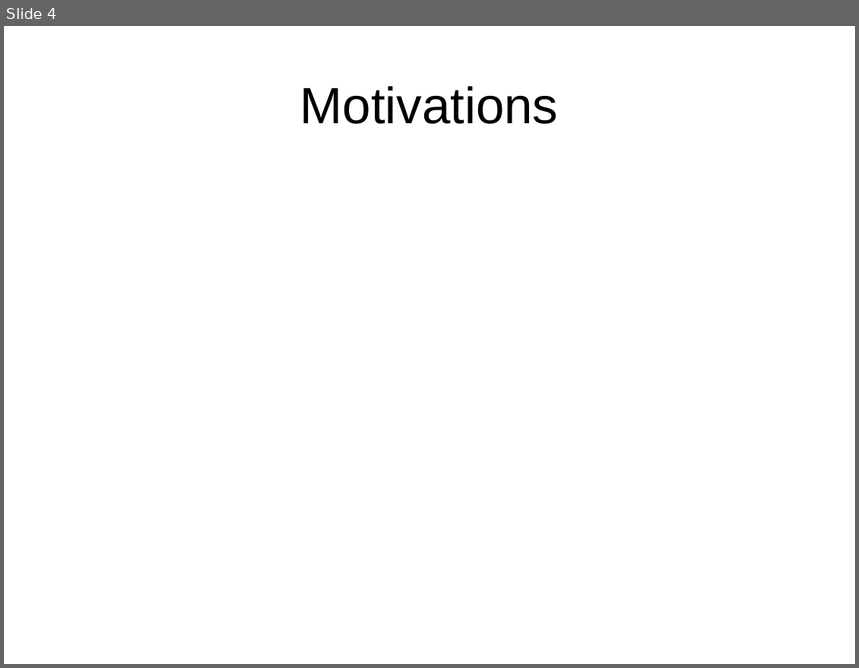
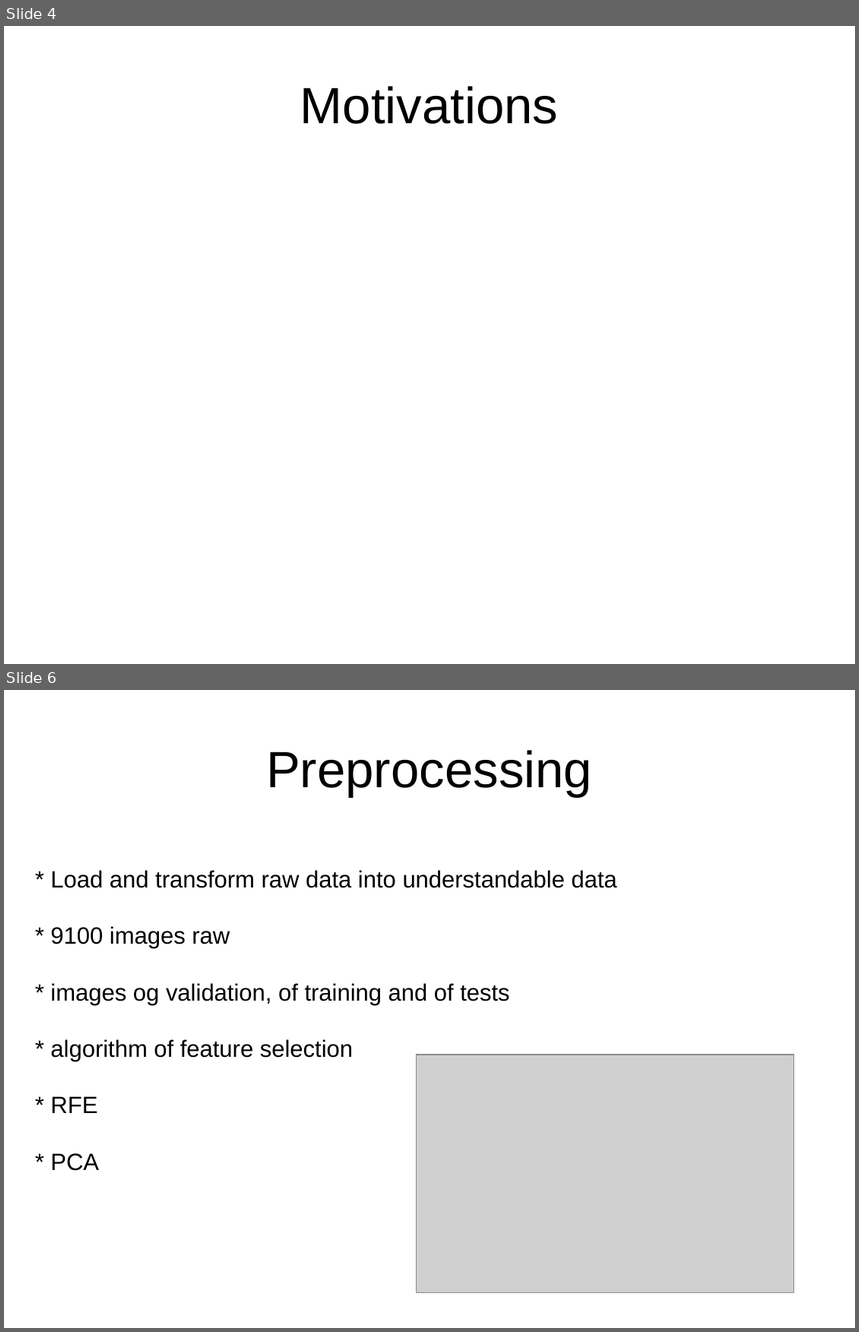
Before and after one commit to grpSputnik/Sputnik, a slide deck: Diapo_Video_Mini_Projet.odp. Shown one above the other, each under a label of ours: slide 4 before the commit, slides 4 and 6 after it; the slides between them are not shown. The pictures are 859x668 and 859x1332 pixels, drawn with LibreOffice and Linux fonts; fonts in the diff are those of the drawing; grey boxes stand for pictures; background and template pictures are left out. Boxes give left, top, right and bottom in pixels: in the first picture for what was removed or moved away, otherwise in the second. Text is boxed around its words. In the diff, an @@ line names an element or a change of style, - is before the commit and + after.

```diff
--- a/Diapo_Video_Mini_Projet.odp
+++ b/Diapo_Video_Mini_Projet.odp
@@ slide 6 added at (x1=4, y1=690, x2=855, y2=1328), background picture (left out) @@
@@ title added at (x1=266, y1=750, x2=592, y2=796), 47.6 pt, text #000000 @@
+Preprocessing
@@ text added at (x1=50, y1=870, x2=617, y2=1171), 22 pt, text #000000 @@
+* Load and transform raw data into understandable data
+* 9100 images raw
+* images og validation, of training and of tests
+* algorithm of feature selection
+* RFE
+* PCA
@@ picture added at (x1=417, y1=1055, x2=795, y2=1293) @@
```
Also in this commit, not shown: 7 slides changed, 2 other slides added, 2 slides removed.
